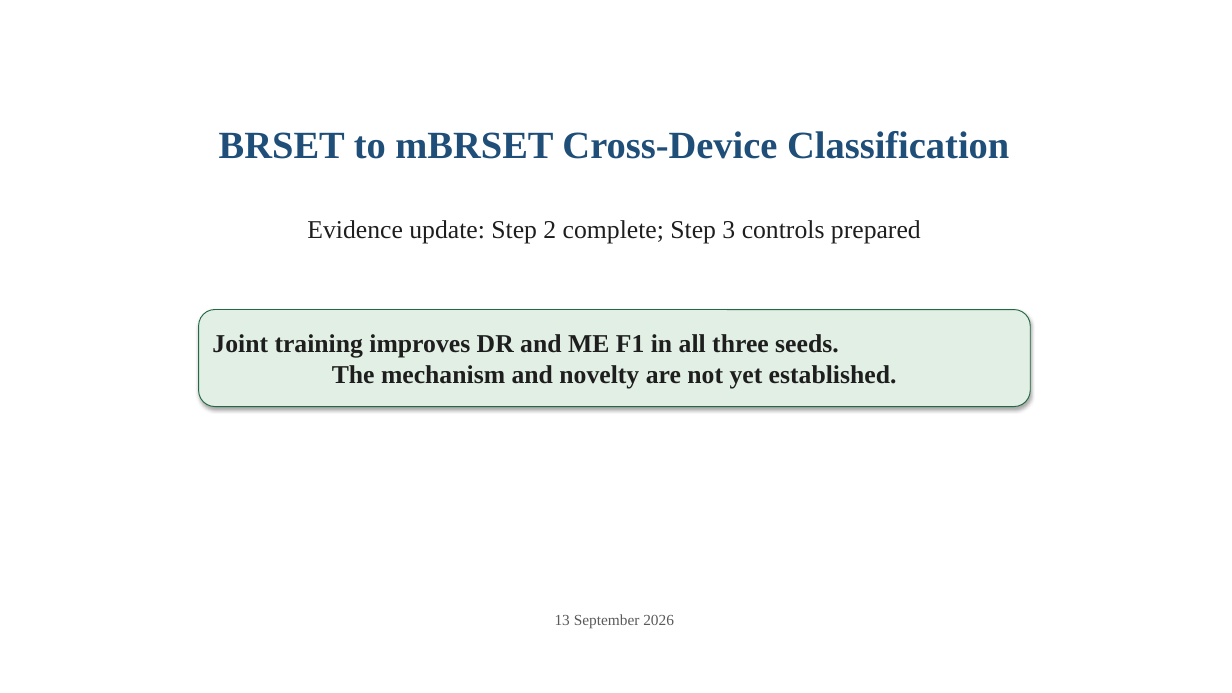
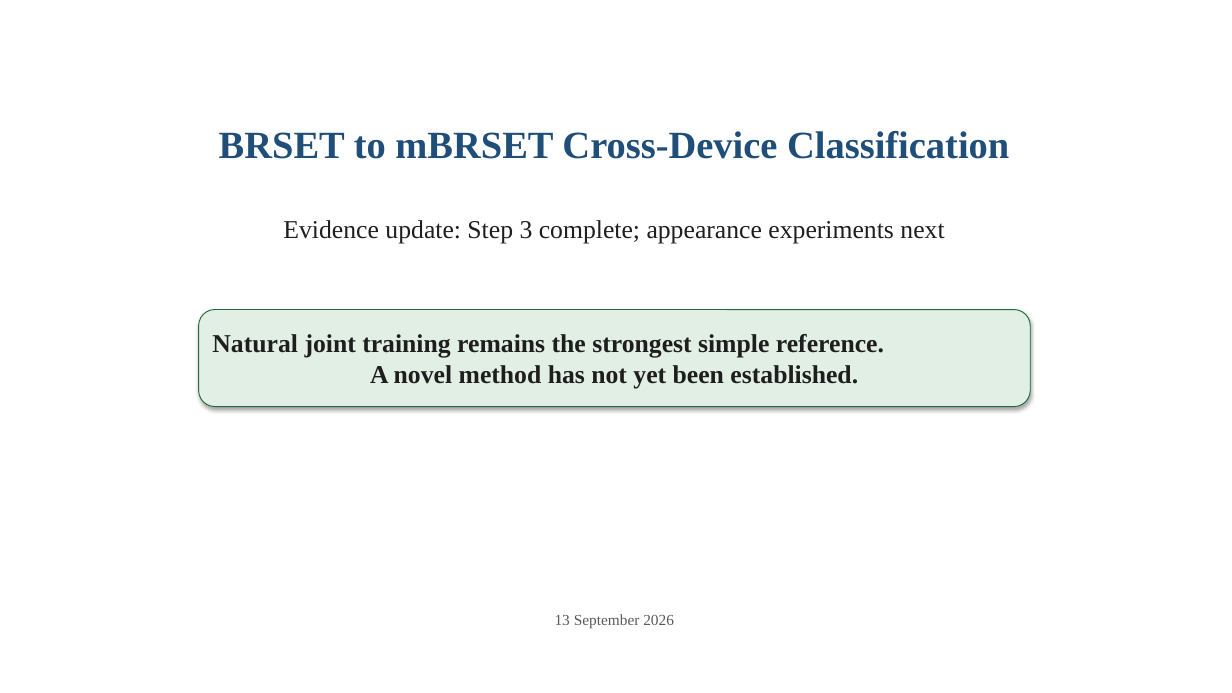
Before and after one commit to Sahith59/brset-convnextv2, a slide deck: slide 1 of research/codex/reports/BRSET_mBRSET_Research_Update.pptx. Drawn at 1232x693 pixels with LibreOffice and Linux fonts; fonts in the diff are those of the drawing. Boxes give left, top, right and bottom in pixels: in the first picture for what was removed or moved away, otherwise in the second. Text is boxed around its words. In the diff, an @@ line names an element or a change of style, - is before the commit and + after.

Commit message:
Close Step 3 sampling controls

```diff
--- a/research/codex/reports/BRSET_mBRSET_Research_Update.pptx
+++ b/research/codex/reports/BRSET_mBRSET_Research_Update.pptx
@@ text at (x1=283, y1=220, x2=944, y2=243): text changed @@
-Evidence update: Step 2 complete; Step 3 controls prepared
+Evidence update: Step 3 complete; appearance experiments next
@@ text in rounded rectangle at (x1=212, y1=334, x2=884, y2=389): text changed @@
-Joint training improves DR and ME F1 in all three seeds.
-The mechanism and novelty are not yet established.
+Natural joint training remains the strongest simple reference.
+A novel method has not yet been established.
```
Also in this commit, not shown: 2 other slides changed, 12 other files.
